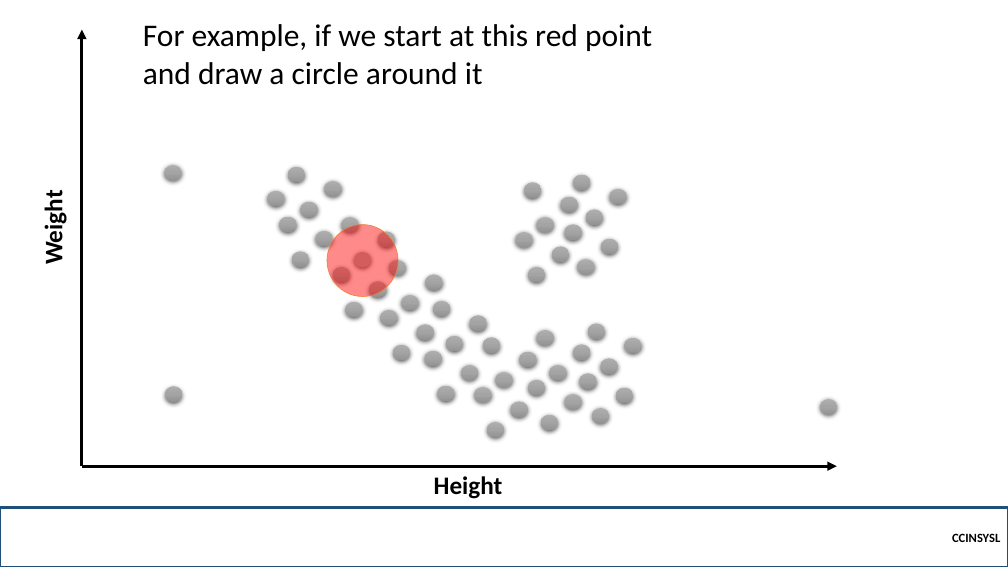
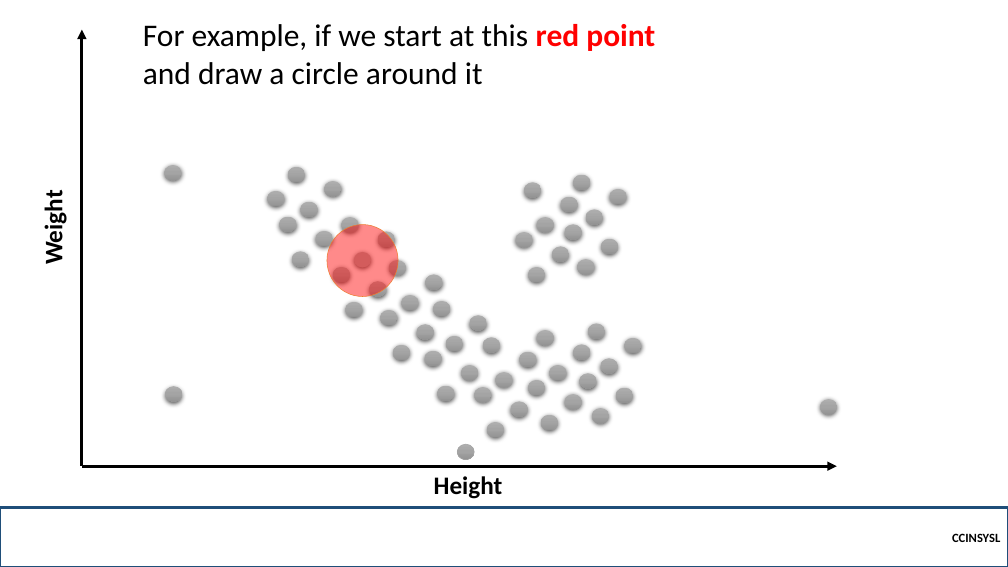
Before and after one commit to robitussin/CCINSYSL, a slide deck: slide 12 of 8 - DBSCAN/DBSCAN.pptx. Drawn at 1008x567 pixels with LibreOffice and Linux fonts; fonts in the diff are those of the drawing; background and template pictures are left out. Boxes give left, top, right and bottom in pixels: in the first picture for what was removed or moved away, otherwise in the second. Text is boxed around its words. In the diff, an @@ line names an element or a change of style, - is before the commit and + after.

```diff
--- a/8 - DBSCAN/DBSCAN.pptx
+++ b/8 - DBSCAN/DBSCAN.pptx
@@ text "For example, if we start ..." at <box>143,24,655,85</box>: text colour #000000 to #FF0000, bold on in "red point" @@
@@ ellipse added at <box>457,445,475,461</box>, fill gradient #AFAFAF to #A5A5A5 to #939393, outline #A5A5A5 0.5 pt @@
```
Also in this commit, not shown: 15 other slides changed, 34 slides added.
